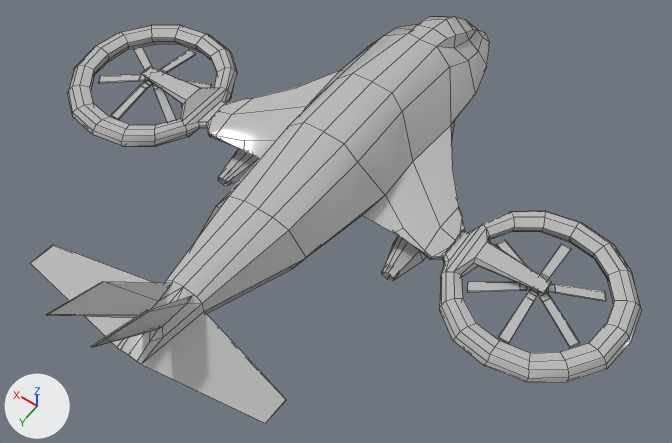
What one commit did to the FBX model Assets/Graphisme/Arena/helicopter.fbx.
The view is the same before and after, from a 50 mm lens placed at (-0.86, 1.957, 2.969), pointed at (-0.084, 0.871, 1.262). Every picture has the same lights, and +X, +Y and +Z are marked at lower left. Mesh edges are drawn as thin lines. Where no turn or scale is listed for an object, it has been applied to the vertices.

The first picture shows 'helicopter'.
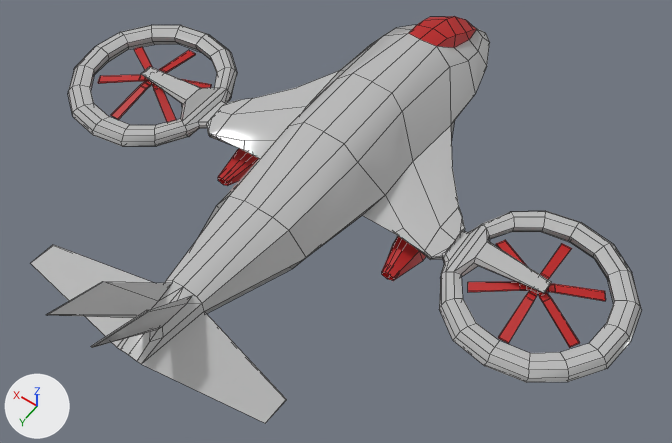
Commit message: Drone + helicopter

Where the change shows, as pixel boxes [x1, y1, x2, y2] in the pictures (672 x 443 px):
part 1 of me_mesh, recoloured (grey to red)
    both: [98, 47, 259, 186]
part 2 of me_mesh, recoloured (grey to red)
    both: [382, 236, 606, 348]
part 3 of me_mesh, recoloured (grey to red)
    both: [409, 16, 477, 48]

Edits to the bpy script that builds the scene:
```text
Add mat_lambert1:
    mat_lambert1 = principled_material('lambert1')
    mat_lambert1.base_color = (0.5, 0.0095, 0.0095)  # red #bc1919
Change me_mesh:
    where me_mesh.from_pydata(...)  # 894 vertices, 871 faces; spans x -0.79..0.79, y -0.7..0.79, z -0.17..0.26
    used by ob_helicopter; location = (0.014, 0.742, 1.312)
    me_mesh part 1: 147 of the faces centred in x 0.2..0.7, y -0.13..0.17, z -0.16..-0.03 switch from mat_aistandardsurface1 (its picture is missing) to mat_lambert1 (red #bc1919)
    me_mesh part 2: 146 of the faces centred in x -0.7..-0.2, y -0.13..0.17, z -0.16..-0.03 switch from mat_aistandardsurface1 (its picture is missing) to mat_lambert1 (red #bc1919)
    me_mesh part 3: 16 of the faces centred in x -0.06..0.05, y -0.62..-0.4, z -0.02..0.09 switch from mat_aistandardsurface1 (its picture is missing) to mat_lambert1 (red #bc1919)
```
